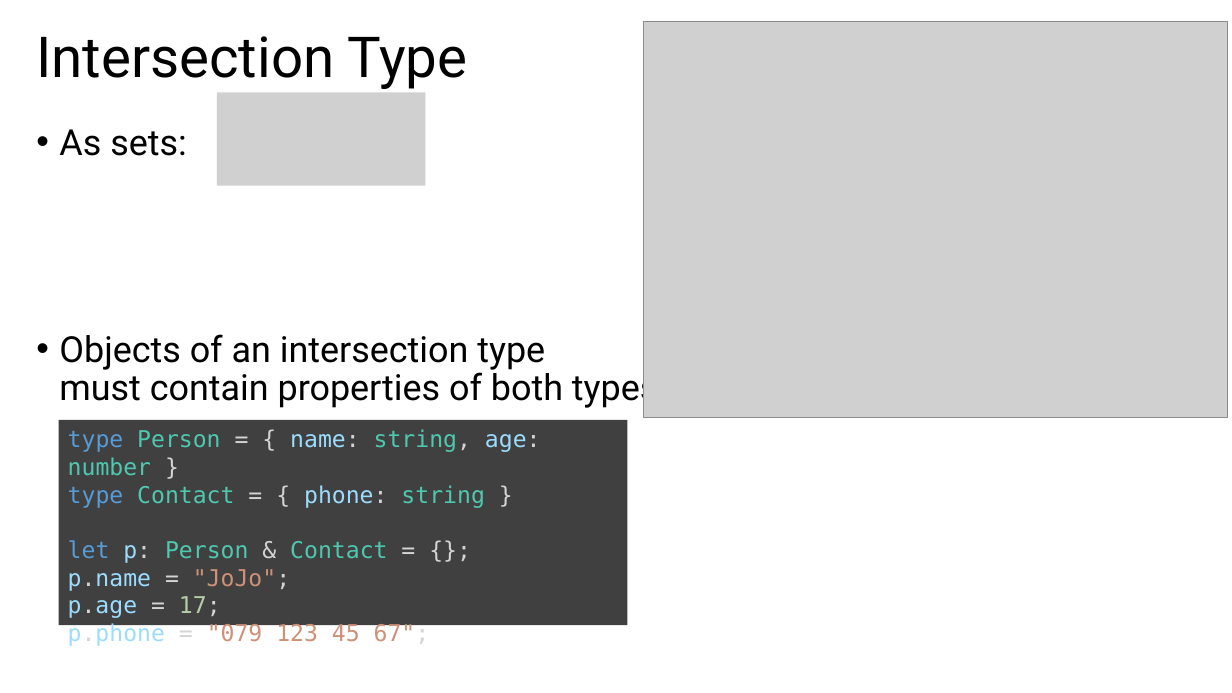
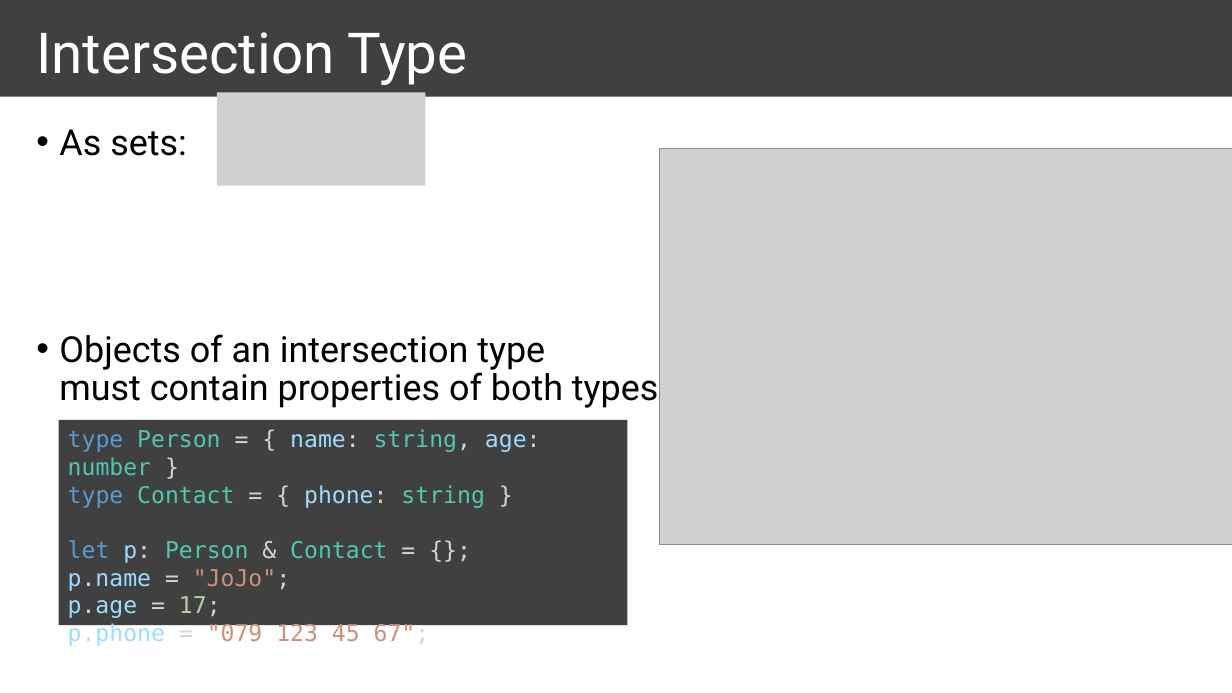
Before and after one commit to ymekesser/a-type-of-magic-presentation, a slide deck: slide 17 of a-type-of-magic.pptx. Drawn at 1232x693 pixels with LibreOffice and Linux fonts; fonts in the diff are those of the drawing; grey boxes stand for pictures. Boxes give left, top, right and bottom in pixels: in the first picture for what was removed or moved away, otherwise in the second. Text is boxed around its words. In the diff, an @@ line names an element or a change of style, - is before the commit and + after.

Commit message:
Adjusted the layout a bit to give it more structure

```diff
--- a/a-type-of-magic.pptx
+++ b/a-type-of-magic.pptx
@@ rectangle added at (0,0,1232,97), fill #404040 @@
@@ title "Intersection Type" at (36,32,467,85): text colour #000000 to #FFFFFF @@
@@ picture: place and size @@
-picture at (643,22,1228,418)
+picture at (659,149,1232,544)
```
Also in this commit, not shown: 18 other slides changed.
